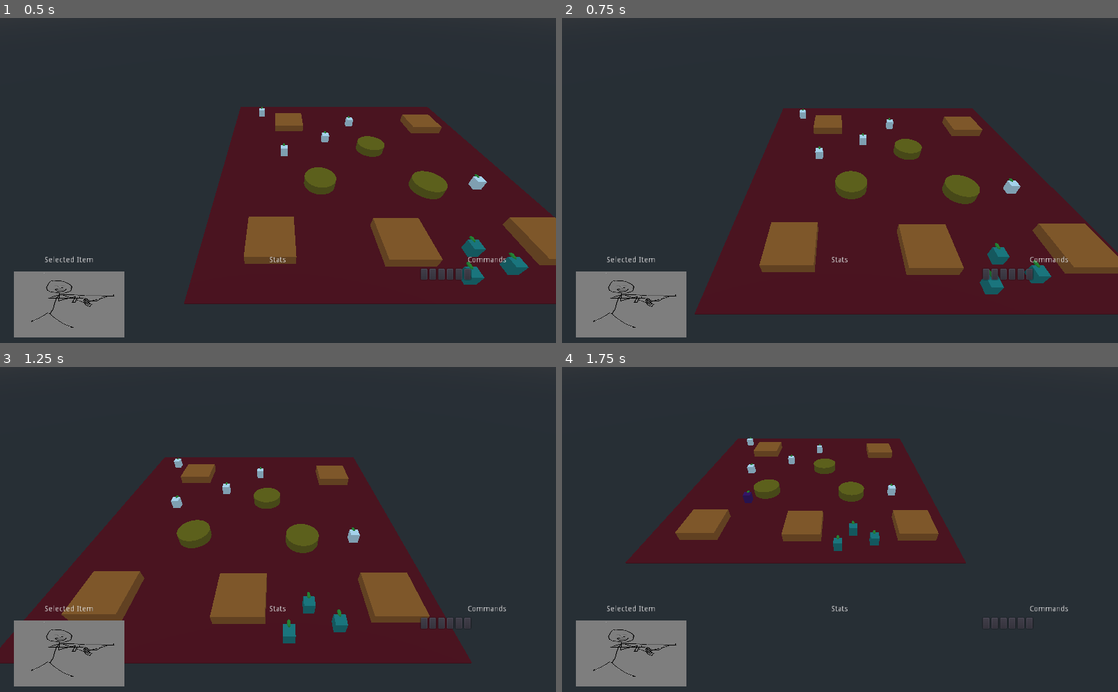
Above: before the commit, frames 1-4 (two rows, left to right).
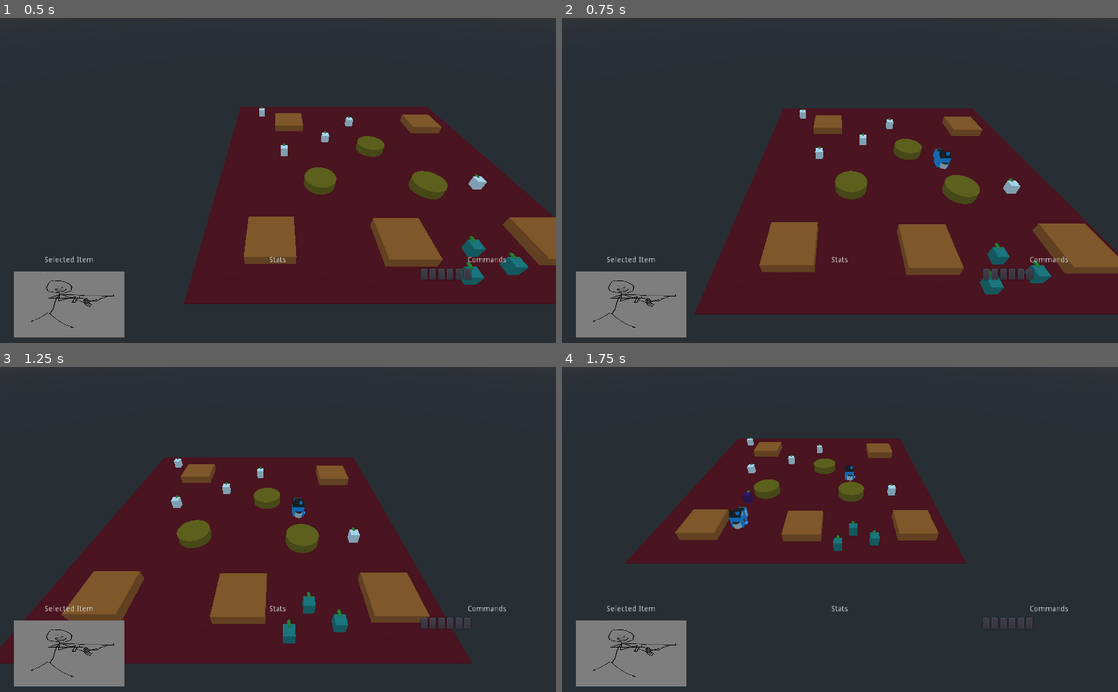
Above: after the commit, the same moments.

Repository: Ellord207/GodotShenanigans
Game: Godot game, scene res://World/TestWorld.tscn
Same seed, same stepped clock (60 frames per second), same inputs: the game is played once before the commit and once after it.
Inputs (mouse positions are in pixels of both pictures, inside the frame that each line leads up to):
- Up to frame 1 (0.5 s): no input
- Up to frame 2 (0.75 s): move the mouse to (962, 164) at 0.52 s; hold Right from 0.53 s (still down); tap B (CreateBuildingKey, bound only after the commit) at 0.6 s; click (962, 164) at 0.67 s
- Up to frame 3 (1.25 s): keep holding Right
- Up to frame 4 (1.75 s): move the mouse to (728, 545) at 1.27 s; release Right at 1.28 s; hold Down from 1.28 s (still down); tap C (CreateUnitKey) at 1.35 s; click (728, 545) at 1.42 s; tap B (CreateBuildingKey, bound only after the commit) at 1.55 s

Frame 1 is identical in both runs. In frame 2, 0.2% of the frame differs, in the area x 66-70%, y 40-47%; in frame 3, 0.1%; in frame 4, 0.3%, in the area x 30-53%, y 30-50%.
Error in both runs: Invalid operands 'String' and 'int' in operator '=='. (res://Actors/Unit.gd:42)

Commit message:
Create building at cursor with B key

Diff:
--- a/World/CamControl.gd
+++ b/World/CamControl.gd
@@ -31,6 +31,14 @@
 		newUnit.global_translate(results.position);
 		newUnit.team = 0;
 		navMesh.add_child(newUnit);
+
+	if Input.is_action_just_pressed("CreateBuildingKey"):
+		var m_pos: Vector2 = get_viewport().get_mouse_position();
+		var results = raycast_from_mouse(m_pos, 1);
+		var newBuildingScene = load("res://UI/House.tscn");
+		var newBuilding = newBuildingScene.instance();
+		newBuilding.global_translate(results.position);
+		navMesh.add_child(newBuilding);
 
 	if ev is InputEventMouseButton:
 		if ev.button_index == BUTTON_WHEEL_UP:
--- a/project.godot
+++ b/project.godot
@@ -41,6 +41,11 @@
 "events": [ Object(InputEventKey,"resource_local_to_scene":false,"resource_name":"","device":0,"alt":false,"shift":false,"control":false,"meta":false,"command":false,"pressed":false,"scancode":67,"unicode":0,"echo":false,"script":null)
  ]
 }
+CreateBuildingKey={
+"deadzone": 0.5,
+"events": [ Object(InputEventKey,"resource_local_to_scene":false,"resource_name":"","device":0,"alt":false,"shift":false,"control":false,"meta":false,"command":false,"pressed":false,"scancode":66,"unicode":0,"echo":false,"script":null)
+ ]
+}
 
 [layer_names]
 
